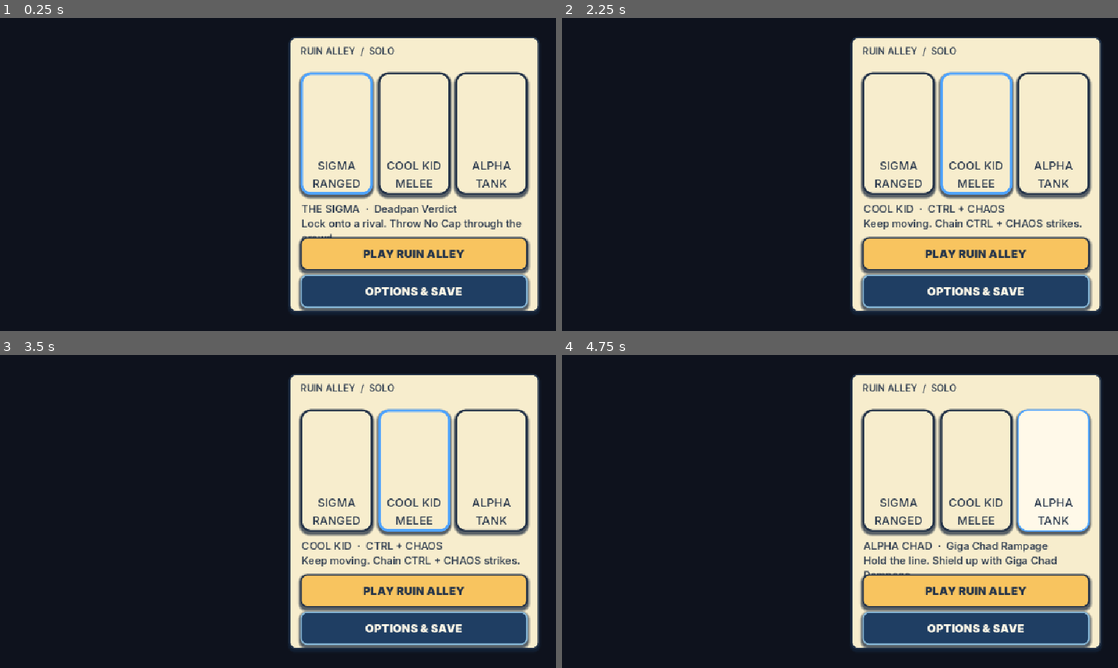
Above: before the commit, frames 1-4 (two rows, left to right).
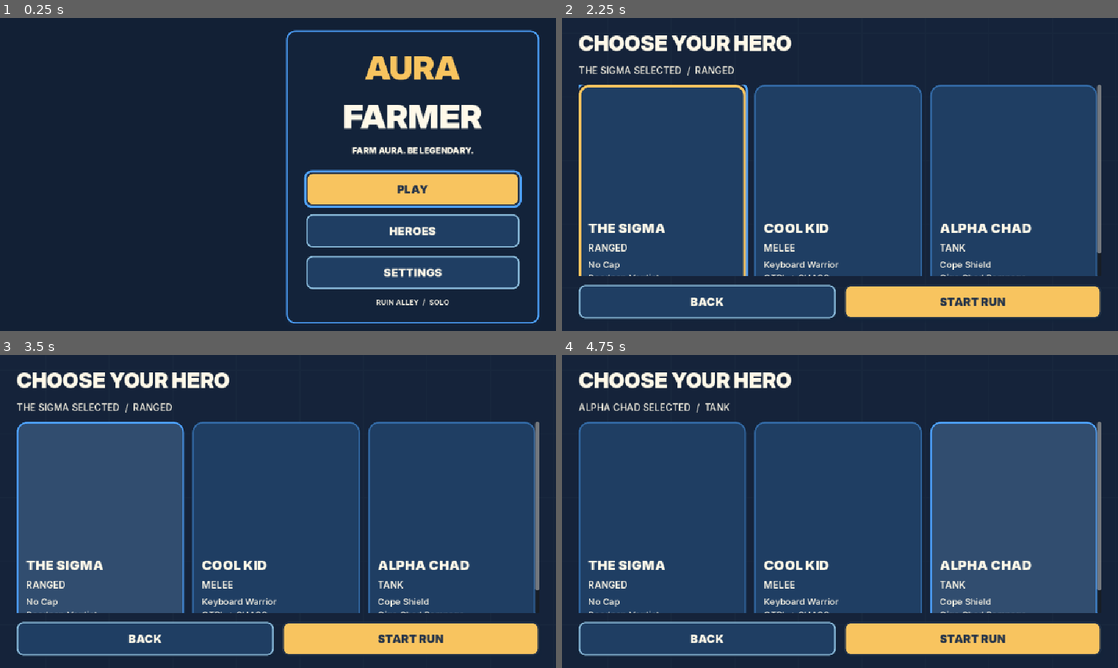
Above: after the commit, the same moments.

Repository: pedro-ai-coder/aura-farmer-godot
Game: Godot game, scene res://scenes/main.tscn
Same seed, same stepped clock (60 frames per second), same inputs: the game is played once before the commit and once after it.
Inputs (mouse positions are in pixels of both pictures, inside the frame that each line leads up to):
- Up to frame 1 (0.25 s): no input
- Up to frame 2 (2.25 s): click (901, 133) at 0.5 s, where only the run before the commit has a clickable "SIGMA"; click (973, 133) at 1.25 s, where only the run before the commit has a clickable "COOL KID"; click (973, 230) at 2 s, where only the run after the commit has a clickable "HEROES"
- Up to frame 3 (3.5 s): click (100, 530) at 2.77 s
- Up to frame 4 (4.75 s): click (840, 530) at 3.52 s; click (1051, 470) at 4.25 s, where only the run before the commit has a clickable "ALPHA"

The runs differ from the first frame. In frame 1, 41% of the frame differs, in the area x 50-98%, y 3-100%; in frame 2, 99%; in frame 3, 99%; in frame 4, 99%, in the area x 0-100%, y 0-100%.
Error after the commit: Invalid access to property or key 'id' on a base object of type 'Dictionary'. (res://scripts/solo_run.gd:2132)

Commit message:
G3.2: Restore live Hero Spotlight home and dedicated hero selection

Diff:
--- a/scripts/arcade_presentation.gd
+++ b/scripts/arcade_presentation.gd
@@ -6,6 +6,7 @@
 const ArcadeStyle = preload("res://scripts/arcade_theme.gd")
 var game
 var catalog: Dictionary = {}
+var home
 var play_button: Button
 var options_button: Button
 var back_button: Button
@@ -95,6 +96,9 @@
         button.pressed.connect(select_hero.bind(i))
         game.hero_portraits[i].reparent(button)
         hero_labels.append({"name":_inside_label(button,20),"role":_inside_label(button,16)})
+    home = load("res://scripts/spotlight_home.gd").new()
+    add_child(home)
+    home.install(game,self)
     game.import_button.pressed.disconnect(game._open_profile_import)
     game.import_button.pressed.connect(func(): game.mode = "menu"; game._open_profile_import())
     game.export_button.pressed.disconnect(game._open_profile_export)
@@ -155,9 +159,14 @@
     refresh()
 
 func select_hero(index: int) -> void:
-    if game.mode != "menu": return
+    if game.mode not in ["menu","heroes"]: return
     game.hero_index = index
     refresh()
+
+func open_heroes() -> void:
+    game.mode = "heroes"
+    game._clear_touch()
+    game._show_ui()
 
 func pump() -> void:
     if game.get_window().size != last_window_size: _window_changed()
@@ -225,41 +234,16 @@
     _place(rotate_hint,Rect2(20,162,width-40,40))
     for control: Button in [game.pause_button,game.flex_button,game.confirm_button,game.restart_button,game.defer_button,game.retry_button,game.sound_button,game.motion_button,game.import_button,game.export_button,game.legendary_button,play_button,options_button,back_button]:
         ArcadeStyle.button(control,control == play_button)
-    if menu:
-        subtitle.text = "RUIN ALLEY  /  SOLO"
-        _place(subtitle,Rect2(menu_panel.position+Vector2(22,16),Vector2(menu_panel.size.x-44,28)))
-        var card_y := menu_panel.position.y + (56.0 if compact else 68.0)
-        var card_height := minf(235.0,menu_panel.size.y-(326.0 if compact else 250.0))
-        card_height = maxf(166,card_height)
-        if portrait: card_height = minf(260,menu_panel.size.y-270)
-        var gap := 10.0
-        var card_width := (menu_panel.size.x-44.0-gap*2.0)/3.0
-        for i in range(3):
-            var button: Button = game.menu_buttons[i]
-            button.visible = true
-            button.text = ""
-            _place(button,Rect2(menu_panel.position.x+22+i*(card_width+gap),card_y,card_width,card_height))
-            ArcadeStyle.card(button,i==game.hero_index)
-            var portrait_image: TextureRect = game.hero_portraits[i]
-            portrait_image.visible = true
-            _place(portrait_image,Rect2(7,10,card_width-14,maxf(70,card_height-75)))
-            var labels: Dictionary = hero_labels[i]
-            labels["name"].text = ["SIGMA","COOL KID","ALPHA"][i]
-            labels["name"].horizontal_alignment = HORIZONTAL_ALIGNMENT_CENTER
-            labels["name"].add_theme_font_size_override("font_size",22)
-            _place(labels["name"],Rect2(3,card_height-70,card_width-6,32))
-            labels["role"].text = str(game.HEROES[i]["role"]).to_upper()
-            labels["role"].add_theme_font_size_override("font_size",22)
-            labels["role"].horizontal_alignment = HORIZONTAL_ALIGNMENT_CENTER
-            _place(labels["role"],Rect2(3,card_height-36,card_width-6,32))
-        var hero: Dictionary = game.HEROES[game.hero_index]
-        detail.text = "%s  ·  %s\n%s" % [hero["name"],hero["flex"],["Lock onto a rival. Throw No Cap through the crowd.","Keep moving. Chain CTRL + CHAOS strikes.","Hold the line. Shield up with Giga Chad Rampage."][game.hero_index]]
-        if compact: detail.text = "%s  ·  %s" % [hero["name"],hero["flex"]]
-        detail.add_theme_font_size_override("font_size",22 if compact else 20)
-        _place(detail,Rect2(menu_panel.position.x+24,card_y+card_height+14,menu_panel.size.x-48,64 if compact else 90))
-        var footer_y := menu_panel.end.y-144
-        _place(play_button,Rect2(menu_panel.position.x+22,footer_y,menu_panel.size.x-44,60))
-        _place(options_button,Rect2(menu_panel.position.x+22,footer_y+72,menu_panel.size.x-44,60))
+    home.refresh(view)
+    if game.mode in ["menu","heroes"]:
+        title.hide()
+        subtitle.hide()
+        detail.hide()
+        play_button.visible = menu
+        options_button.visible = menu
+        _focus_ring()
+        queue_redraw()
+        return
     else:
         for i in range(3): game.menu_buttons[i].hide(); game.hero_portraits[i].hide()
         var headings := {"choice":"LEVEL UP!","legendary":"GO LEGENDARY","replace":"MAKE ROOM","paused":"TAKE A BREATHER","options":"YOUR SETTINGS","confirm_exit":"LEAVE THIS RUN?","profile_import":"IMPORT YOUR SAVE","profile_export":"YOUR SAVE DATA","won":"BIG HATER DOWN!","lost":"ONE MORE RUN?"}
@@ -327,6 +311,7 @@
         for button: Button in game.offer_buttons: button.hide()
     if not menu and not options and game.mode == "playing":
         title.hide(); subtitle.hide(); detail.hide()
+    _focus_ring()
     queue_redraw()
 
 func _cards(rect: Rect2) -> void:
@@ -448,20 +433,7 @@
 
 func _draw() -> void:
     if game == null or view.x <= 0: return
-    if game.mode == "menu":
-        var texture: Texture2D = game.art.texture("main-menu")
-        if texture != null:
-            var source := texture.get_size()
-            var scale := maxf(view.x/source.x,view.y/source.y)
-            var extent := source*scale
-            if view.x < 700.0:
-                draw_rect(Rect2(Vector2.ZERO,view),ArcadeStyle.INK)
-                var header_height := menu_panel.position.y+4
-                var crop_width := source.x*0.55
-                draw_texture_rect_region(texture,Rect2(0,0,view.x,header_height),Rect2(0,0,crop_width,crop_width*header_height/view.x))
-            else: draw_texture_rect(texture,Rect2(Vector2.ZERO,extent),false)
-        _panel(menu_panel)
-        return
+    if game.mode in ["menu","heroes"]: return
     if game.mode != "playing":
         draw_rect(Rect2(Vector2.ZERO,view),Color(0.09,0.13,0.19,0.72))
         _panel(modal_panel)
@@ -519,3 +491,18 @@
         return [Rect2(25,20,view.x-210,28),Rect2(25,84,width,28),Rect2(39+width,84,width,28)]
     var width := maxf(70,(minf(view.x-210,860)-58)/3)
     return [Rect2(25,20,width,28),Rect2(39+width,20,width,28),Rect2(53+width*2,20,width,28)]
+
+func _focus_ring() -> void:
+    var buttons: Array[Button] = []
+    _visible_buttons(self,buttons)
+    for i in range(buttons.size()):
+        buttons[i].focus_next = buttons[(i+1)%buttons.size()].get_path()
+        buttons[i].focus_previous = buttons[(i+buttons.size()-1)%buttons.size()].get_path()
+    var focused := get_viewport().gui_get_focus_owner()
+    if not buttons.is_empty() and (focused == null or not buttons.has(focused)):
+        buttons[0].grab_focus.call_deferred()
+
+func _visible_buttons(node: Node, buttons: Array[Button]) -> void:
+    for child in node.get_children():
+        if child is Button and child.is_visible_in_tree() and not child.disabled: buttons.append(child)
+        _visible_buttons(child,buttons)
--- a/scripts/arcade_theme.gd
+++ b/scripts/arcade_theme.gd
@@ -52,7 +52,7 @@
     control.add_theme_stylebox_override("hover",box(fill.lightened(0.12),SKY,12,6))
     control.add_theme_stylebox_override("pressed",box(fill.darkened(0.10),INK,12,0))
     control.add_theme_stylebox_override("disabled",box(Color("556170"),Color("718096"),12,0))
-    for state in ["font_color","font_hover_color","font_pressed_color"]: control.add_theme_color_override(state,INK if primary else CARD)
+    for state in ["font_color","font_hover_color","font_pressed_color","font_focus_color"]: control.add_theme_color_override(state,INK if primary else CARD)
     control.add_theme_color_override("font_disabled_color",Color("d1d8df"))
     _focus(control)
 
@@ -62,5 +62,5 @@
     control.add_theme_stylebox_override("normal",normal)
     control.add_theme_stylebox_override("hover",box(CARD,SKY,19,5))
     control.add_theme_stylebox_override("pressed",box(PAPER.darkened(0.04),SKY,19,0))
-    for state in ["font_color","font_hover_color","font_pressed_color"]: control.add_theme_color_override(state,INK)
+    for state in ["font_color","font_hover_color","font_pressed_color","font_focus_color"]: control.add_theme_color_override(state,INK)
     _focus(control)
--- a/scripts/solo_run.gd
+++ b/scripts/solo_run.gd
@@ -1887,7 +1887,7 @@
         manual_aim = not manual_aim
         aim_point = get_global_mouse_position()
     elif event.keycode == KEY_ENTER or event.keycode == KEY_KP_ENTER:
-        if mode == "menu": start_run(hero_index)
+        if mode in ["menu","heroes"]: start_run(hero_index)
         else: _confirm_selection()
     elif event.keycode == KEY_ESCAPE and mode == "confirm_exit":
         mode = "paused"
@@ -1895,7 +1895,7 @@
         _update_text()
     elif event.keycode == KEY_ESCAPE and mode == "replace":
         _cancel_replacement()
-    elif event.keycode == KEY_ESCAPE and mode == "options":
+    elif event.keycode == KEY_ESCAPE and mode in ["options","heroes"]:
         _return_to_menu()
     elif event.keycode == KEY_P or event.keycode == KEY_ESCAPE or event.keycode == KEY_B:
         _toggle_pause()
@@ -1903,7 +1903,7 @@
         _use_flex()
     if event.keycode == KEY_L:
         _open_legendary()
-    if mode == "menu" and event.keycode >= KEY_1 and event.keycode <= KEY_3:
+    if mode in ["menu","heroes"] and event.keycode >= KEY_1 and event.keycode <= KEY_3:
         presentation.select_hero(event.keycode - KEY_1)
     elif (mode == "choice" or mode == "replace" or mode == "legendary") and event.keycode >= KEY_1 and event.keycode <= KEY_6:
         pick_upgrade(event.keycode - KEY_1)
@@ -1940,8 +1940,12 @@
 
 func _input(event: InputEvent) -> void:
     if event is InputEventKey and event.pressed and not event.echo:
-        if (event.keycode == KEY_ENTER or event.keycode == KEY_KP_ENTER) and (mode == "menu" or mode in ["choice","replace","legendary"]):
-            if mode == "menu": start_run(hero_index)
+        if event.keycode in [KEY_ENTER,KEY_KP_ENTER] and mode in ["menu","heroes"]:
+            var focused := get_viewport().gui_get_focus_owner()
+            if focused is Button and focused.is_visible_in_tree() and not focused.disabled:
+                return # Let the live focused destination/card handle ui_accept.
+        if (event.keycode == KEY_ENTER or event.keycode == KEY_KP_ENTER) and (mode in ["menu","heroes"] or mode in ["choice","replace","legendary"]):
+            if mode in ["menu","heroes"]: start_run(hero_index)
             else: _confirm_selection()
             get_viewport().set_input_as_handled()
             return
--- /dev/null
+++ b/scripts/spotlight_home.gd
@@ -0,0 +1,175 @@
+class_name SpotlightHome
+extends Control
+
+## Authentic approved portraits and live navigation; no flattened screen UI.
+const UI = preload("res://scripts/spotlight_components.gd")
+const Style = preload("res://scripts/arcade_theme.gd")
+var game
+var presenter
+var home_row: BoxContainer
+var home_stack: VBoxContainer
+var brand_labels: Array[Label] = []
+var home_panel: PanelContainer
+var hero_art: TextureRect
+var hero_destination: Button
+var selection: VBoxContainer
+var grid: GridContainer
+var hero_scroll: ScrollContainer
+var start_button: Button
+var return_button: Button
+var summaries: Array[Label] = []
+var selection_caption: Label
+
+func install(owner_game, owner_presenter) -> void:
+    game = owner_game
+    presenter = owner_presenter
+    mouse_filter = Control.MOUSE_FILTER_IGNORE
+    home_row = BoxContainer.new()
+    add_child(home_row)
+    home_row.add_theme_constant_override("separation",32)
+    hero_art = TextureRect.new()
+    hero_art.texture = game.art.texture("sigma")
+    hero_art.expand_mode = TextureRect.EXPAND_IGNORE_SIZE
+    hero_art.stretch_mode = TextureRect.STRETCH_KEEP_ASPECT_CENTERED
+    hero_art.size_flags_horizontal = Control.SIZE_EXPAND_FILL
+    home_row.add_child(hero_art)
+    home_panel = UI.ink_panel()
+    home_panel.size_flags_horizontal = Control.SIZE_EXPAND_FILL
+    home_row.add_child(home_panel)
+    var margin := MarginContainer.new()
+    for side in ["left","right","top","bottom"]: margin.add_theme_constant_override("margin_"+side,24)
+    home_panel.add_child(margin)
+    var stack := VBoxContainer.new()
+    home_stack = stack
+    stack.add_theme_constant_override("separation",16)
+    margin.add_child(stack)
+    var aura := UI.label("AURA","display",64,true)
+    aura.add_theme_color_override("font_color",Style.GOLD)
+    aura.horizontal_alignment = HORIZONTAL_ALIGNMENT_CENTER
+    stack.add_child(aura)
+    brand_labels.append(aura)
+    var farmer := UI.label("FARMER","display",64,true)
+    farmer.horizontal_alignment = HORIZONTAL_ALIGNMENT_CENTER
+    stack.add_child(farmer)
+    brand_labels.append(farmer)
+    var caption := UI.label("FARM AURA. BE LEGENDARY.","black",16,true)
+    caption.horizontal_alignment = HORIZONTAL_ALIGNMENT_CENTER
+    stack.add_child(caption)
+    var spacer := Control.new()
+    spacer.size_flags_vertical = Control.SIZE_EXPAND_FILL
+    stack.add_child(spacer)
+    presenter.play_button.reparent(stack)
+    presenter.play_button.text = "PLAY"
+    hero_destination = UI.action("HEROES")
+    hero_destination.pressed.connect(presenter.open_heroes)
+    stack.add_child(hero_destination)
+    presenter.options_button.reparent(stack)
+    presenter.options_button.text = "SETTINGS"
+    var footer := UI.label("RUIN ALLEY  /  SOLO","numbers",14,true)
+    footer.horizontal_alignment = HORIZONTAL_ALIGNMENT_CENTER
+    stack.add_child(footer)
+    selection = VBoxContainer.new()
+    selection.add_theme_constant_override("separation",16)
+    add_child(selection)
+    selection.add_child(UI.label("CHOOSE YOUR HERO","display",40,true))
+    selection_caption = UI.label("Three starters. One signature Flex each.","body",18,true)
+    selection.add_child(selection_caption)
+    hero_scroll = ScrollContainer.new()
+    hero_scroll.horizontal_scroll_mode = ScrollContainer.SCROLL_MODE_DISABLED
+    hero_scroll.size_flags_vertical = Control.SIZE_EXPAND_FILL
+    selection.add_child(hero_scroll)
+    grid = GridContainer.new()
+    grid.add_theme_constant_override("h_separation",16)
+    grid.add_theme_constant_override("v_separation",16)
+    grid.size_flags_horizontal = Control.SIZE_EXPAND_FILL
+    hero_scroll.add_child(grid)
+    for i in range(3):
+        var button: Button = game.menu_buttons[i]
+        button.reparent(grid)
+        button.custom_minimum_size = Vector2(0,420)
+        button.size_flags_horizontal = Control.SIZE_EXPAND_FILL
+        var margin_card := MarginContainer.new()
+        margin_card.mouse_filter = Control.MOUSE_FILTER_IGNORE
+        button.add_child(margin_card)
+        margin_card.set_anchors_and_offsets_preset(Control.PRESET_FULL_RECT)
+        for side in ["left","right","top","bottom"]: margin_card.add_theme_constant_override("margin_"+side,18)
+        var card := VBoxContainer.new()
+        card.mouse_filter = Control.MOUSE_FILTER_IGNORE
+        card.add_theme_constant_override("separation",10)
+        margin_card.add_child(card)
+        var portrait: TextureRect = game.hero_portraits[i]
+        portrait.reparent(card)
+        portrait.custom_minimum_size = Vector2(0,180)
+        portrait.size_flags_vertical = Control.SIZE_EXPAND_FILL
+        portrait.expand_mode = TextureRect.EXPAND_IGNORE_SIZE
+        portrait.stretch_mode = TextureRect.STRETCH_KEEP_ASPECT_CENTERED
+        for part in ["name","role"]:
+            var label: Label = presenter.hero_labels[i][part]
+            label.reparent(card)
+            label.add_theme_font_override("font",Style.BLACK if part == "name" else Style.NUMBERS)
+            label.add_theme_font_size_override("font_size",26 if part == "name" else 18)
+            label.text = str(game.HEROES[i]["name"] if part == "name" else game.HEROES[i]["role"]).to_upper()
+        var summary := UI.label("","body",17)
+        summary.autowrap_mode = TextServer.AUTOWRAP_WORD_SMART
+        summary.custom_minimum_size.y = 68
+        card.add_child(summary)
+        summaries.append(summary)
+    var actions := HBoxContainer.new()
+    actions.add_theme_constant_override("separation",16)
+    selection.add_child(actions)
+    return_button = UI.action("BACK")
+    return_button.size_flags_horizontal = Control.SIZE_EXPAND_FILL
+    return_button.pressed.connect(game._return_to_menu)
+    actions.add_child(return_button)
+    start_button = UI.action("START RUN",true)
+    start_button.size_flags_horizontal = Control.SIZE_EXPAND_FILL
+    start_button.pressed.connect(func():game.start_run(game.hero_index))
+    actions.add_child(start_button)
+
+func refresh(view: Vector2) -> void:
+    size = view
+    visible = game.mode in ["menu","heroes"]
+    home_row.visible = game.mode == "menu"
+    selection.visible = game.mode == "heroes"
+    if not visible: return
+    var portrait := view.x < 700
+    home_stack.add_theme_constant_override("separation",8 if view.y < 600 else 16)
+    for label: Label in brand_labels: label.add_theme_font_size_override("font_size",40 if view.y < 600 else 64)
+    grid.custom_minimum_size.x = 0
+    home_panel.custom_minimum_size.x = 0
+    home_row.vertical = portrait
+    home_row.position = Vector2(32,24)
+    home_row.size = view-Vector2(64,48)
+    hero_art.visible = not portrait
+    home_panel.custom_minimum_size = Vector2(0 if portrait else view.x*0.38,0)
+    selection.position = Vector2(32,24)
+    selection.size = view-Vector2(64,48)
+    grid.columns = 1 if portrait else 3
+    grid.custom_minimum_size.x = maxf(0,selection.size.x-16)
+    for i in range(3):
+        var button: Button = game.menu_buttons[i]
+        button.text = ""
+        button.visible = game.mode == "heroes"
+        game.hero_portraits[i].visible = true
+        Style.card(button,i == game.hero_index)
+        var rim := Style.GOLD if i == game.hero_index else Style.SKY.darkened(0.35)
+        var frame := Style.box(Style.BLUE,rim,19,5)
+        frame.set_border_width_all(5 if i == game.hero_index else 3)
+        button.add_theme_stylebox_override("normal",frame)
+        button.add_theme_stylebox_override("hover",Style.box(Style.BLUE.lightened(0.08),Style.SKY,19,5))
+        button.add_theme_stylebox_override("pressed",Style.box(Style.DEEP,Style.GOLD,19,0))
+        for part in ["name","role"]: presenter.hero_labels[i][part].add_theme_color_override("font_color",Style.CARD)
+        summaries[i].add_theme_color_override("font_color",Style.CARD)
+        var definition: Dictionary = game.HEROES[i]
+        summaries[i].text = "%s\n%s" % [game.WEAPONS[definition["starter"]]["name"],definition["flex"]]
+    selection_caption.text = "%s SELECTED  /  %s" % [str(game.HEROES[game.hero_index]["name"]),str(game.HEROES[game.hero_index]["role"]).to_upper()]
+    queue_redraw()
+
+func _draw() -> void:
+    if game == null or not visible: return
+    var background: Texture2D = game.art.texture("ruin-alley")
+    if background != null:
+        var scale := maxf(size.x/background.get_width(),size.y/background.get_height())
+        var extent := background.get_size()*scale
+        draw_texture_rect(background,Rect2((size-extent)*0.5,extent),false)
+    draw_rect(Rect2(Vector2.ZERO,size),Color(Style.DEEP,0.84))
--- a/tests/capture_review.gd
+++ b/tests/capture_review.gd
@@ -21,7 +21,9 @@
         game.start_run(0)
         if state == "menu" or state == "character":
             game._return_to_menu()
-            if state == "character": game.presentation.select_hero(1)
+            if state == "character":
+                game.presentation.open_heroes()
+                game.presentation.select_hero(1)
         elif state in ["playing","obstacles","recovery","station"]:
             game.player_pos = Vector2(850,565)
             game.pickups.append({"kind":"snack","pos":Vector2(780,580),"xp":0.0})
--- a/tests/test_arcade_ui.gd
+++ b/tests/test_arcade_ui.gd
@@ -12,9 +12,10 @@
     game.set_process(false)
     var ui = game.presentation
     _expect(game.mode == "menu" and not game.sound_button.visible and ui.options_button.visible,"Home groups settings behind their own navigation")
+    ui.home.hero_destination.emit_signal("pressed")
     game.menu_buttons[1].emit_signal("pressed")
-    _expect(game.mode == "menu" and game.hero_index == 1,"Hero card selects without prematurely starting")
-    ui.play_button.emit_signal("pressed")
+    _expect(game.mode == "heroes" and game.hero_index == 1,"Hero card selects without prematurely starting")
+    ui.home.start_button.emit_signal("pressed")
     _expect(game.mode == "playing" and game.hero["id"] == "cool-kid","Explicit Play starts the selected hero")
     game._return_to_menu()
     ui.options_button.emit_signal("pressed")
--- /dev/null
+++ b/tests/test_spotlight_navigation.gd
@@ -0,0 +1,45 @@
+extends SceneTree
+var failures: Array[String] = []
+func _initialize() -> void: call_deferred("verify")
+func check(ok: bool, message: String) -> void:
+    if not ok: failures.append(message)
+func verify() -> void:
+    var game = load("res://scenes/main.tscn").instantiate()
+    root.add_child(game)
+    game.set_process(false)
+    var ui = game.presentation
+    check(not game.menu_buttons[0].is_visible_in_tree(),"Hero cards belong to separate selection")
+    for viewport in [Vector2i(1600,900),Vector2i(1280,720),Vector2i(1920,1080),Vector2i(915,412),Vector2i(640,360),Vector2i(390,844)]:
+        root.size = viewport
+        ui._window_changed(true)
+        game._return_to_menu()
+        await process_frame
+        await process_frame
+        var bounds: Rect2 = Rect2(ui.position,ui.view).grow(1)
+        for action: Button in [ui.play_button,ui.home.hero_destination,ui.options_button]:
+            check(action.is_visible_in_tree() and bounds.encloses(action.get_global_rect()),"Home destinations fit %s" % viewport)
+            check(action.size.y*float(viewport.y)/ui.full_view.y >= 47.5,"Home actions retain 48px physical targets")
+        ui.home.hero_destination.grab_focus()
+        var enter := InputEventKey.new()
+        enter.keycode = KEY_ENTER
+        enter.pressed = true
+        game._input(enter)
+        check(game.mode == "menu","Enter on HEROES focus does not bypass GUI and start a run")
+        ui.home.hero_destination.emit_signal("pressed")
+        check(game.mode == "heroes" and game.run_time == 0,"HEROES opens selection without starting simulation")
+        for i in range(3):
+            game.menu_buttons[i].emit_signal("pressed")
+            check(game.hero_index == i and game.mode == "heroes","Each real starter selects without premature play")
+            check(ui.home.summaries[i].text.contains(game.HEROES[i]["flex"]),"Signature label comes from current hero definition")
+        await process_frame
+        await process_frame
+        check(bounds.encloses(ui.home.start_button.get_global_rect()),"Selection START remains in viewport %s; rect=%s bounds=%s" % [viewport,ui.home.start_button.get_global_rect(),bounds])
+        var focused: Control = game.get_viewport().gui_get_focus_owner()
+        check(focused == null or focused.is_visible_in_tree(),"Focus cannot remain on hidden home actions")
+        ui.home.start_button.emit_signal("pressed")
+        check(game.mode == "playing" and game.hero["id"] == "alpha","START begins selected Alpha with real gameplay")
+    game.queue_free()
+    if failures.is_empty(): print("PASS: Six viewport home, selection, current signatures, focus and real start"); quit()
+    else:
+        for failure in failures: push_error(failure)
+        quit(1)
Binary file added: docs/art/evidence/v5-home/character-1280.jpg
Binary file added: docs/art/evidence/v5-home/character-1600.jpg
Binary file added: docs/art/evidence/v5-home/character-390.jpg
Binary file added: docs/art/evidence/v5-home/character-915.jpg
Binary file added: docs/art/evidence/v5-home/menu-1280.jpg
Binary file added: docs/art/evidence/v5-home/menu-1600.jpg
Binary file added: docs/art/evidence/v5-home/menu-390.jpg
Binary file added: docs/art/evidence/v5-home/menu-915.jpg
Not shown, changed: docs/MIGRATION_PROGRESS.md
Not shown, changed: docs/QA_BACKLOG.md
Not shown, changed: docs/art/V5_PARITY.md
Not shown, changed: scripts/validate.sh
